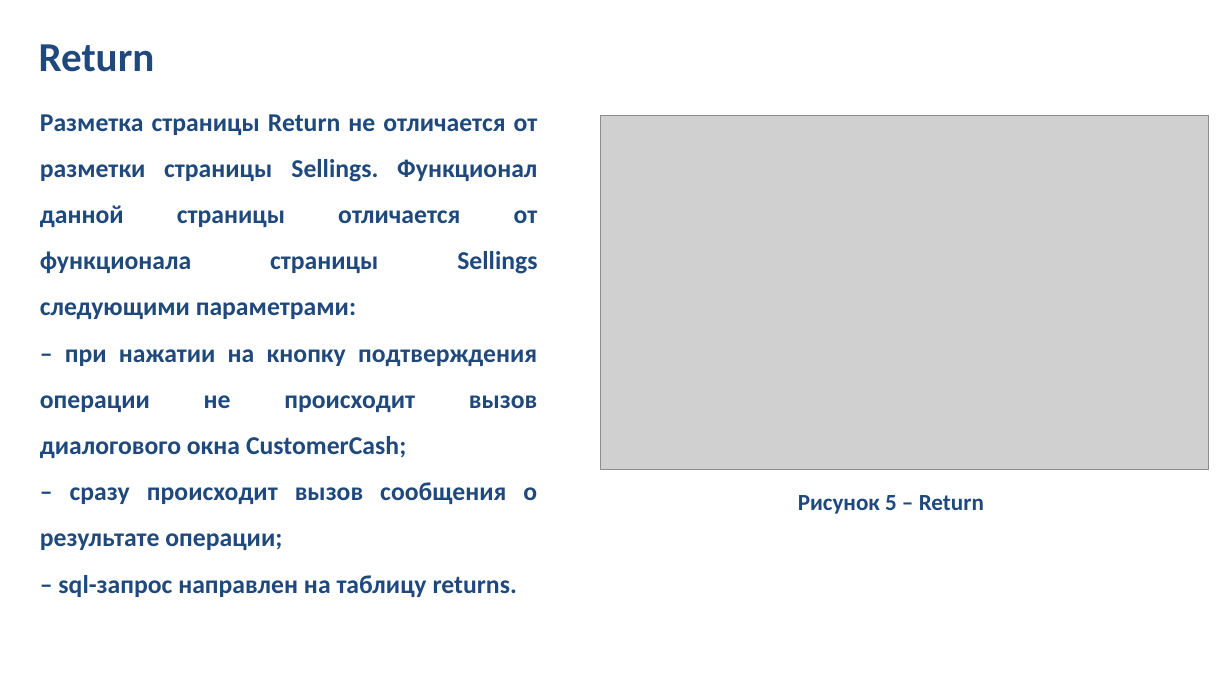
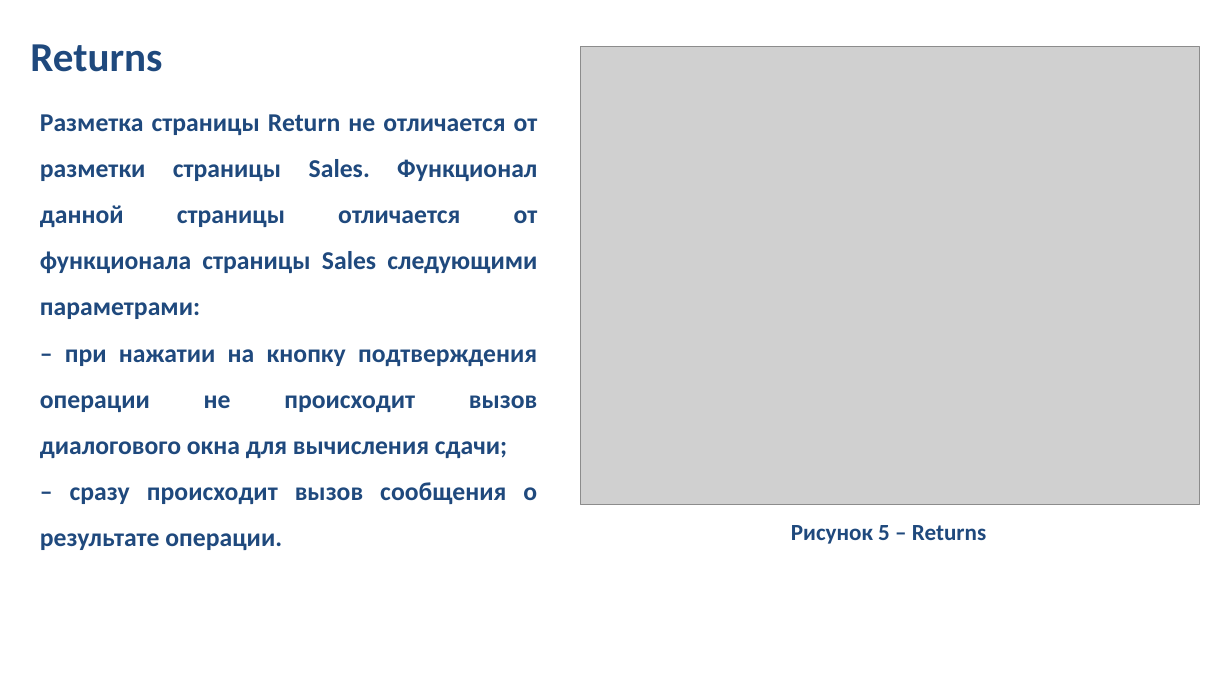
Before and after one commit to Romedov/Industrial-practice, a slide deck: slide 6 of PractProject 4-1/Портянка 1/prezentatsia_1_praktika.pptx. Drawn at 1232x693 pixels with LibreOffice and Linux fonts; fonts in the diff are those of the drawing; grey boxes stand for pictures; background and template pictures are left out. Boxes give left, top, right and bottom in pixels: in the first picture for what was removed or moved away, otherwise in the second. Text is boxed around its words. In the diff, an @@ line names an element or a change of style, - is before the commit and + after.

```diff
--- a/PractProject 4-1/Портянка 1/prezentatsia_1_praktika.pptx
+++ b/PractProject 4-1/Портянка 1/prezentatsia_1_praktika.pptx
@@ text at (30,44,162,72): text changed @@
-Return
+Returns
@@ picture: place and size @@
-picture at (601,116,1209,470)
+picture at (580,46,1200,505)
@@ text at (40,114,538,550): text changed @@
-Разметка страницы Return не отличается от разметки страницы Sellings. Функционал данной страницы отличается от функционала страницы Sellings следующими параметрами:
-– при нажатии на кнопку подтверждения операции не происходит вызов диалогового окна CustomerCash;
-– сразу происходит вызов сообщения о результате операции;
-– sql-запрос направлен на таблицу returns.
+Разметка страницы Return не отличается от разметки страницы Sales. Функционал данной страницы отличается от функционала страницы Sales следующими параметрами:
+– при нажатии на кнопку подтверждения операции не происходит вызов диалогового окна для вычисления сдачи;
+– сразу происходит вызов сообщения о результате операции.
@@ text at (791,525,986,544): text changed @@
-Рисунок 5 – Return
+Рисунок 5 – Returns
```
Also in this commit, not shown: 4 other slides changed, 2 slides added, 1 slide removed.
